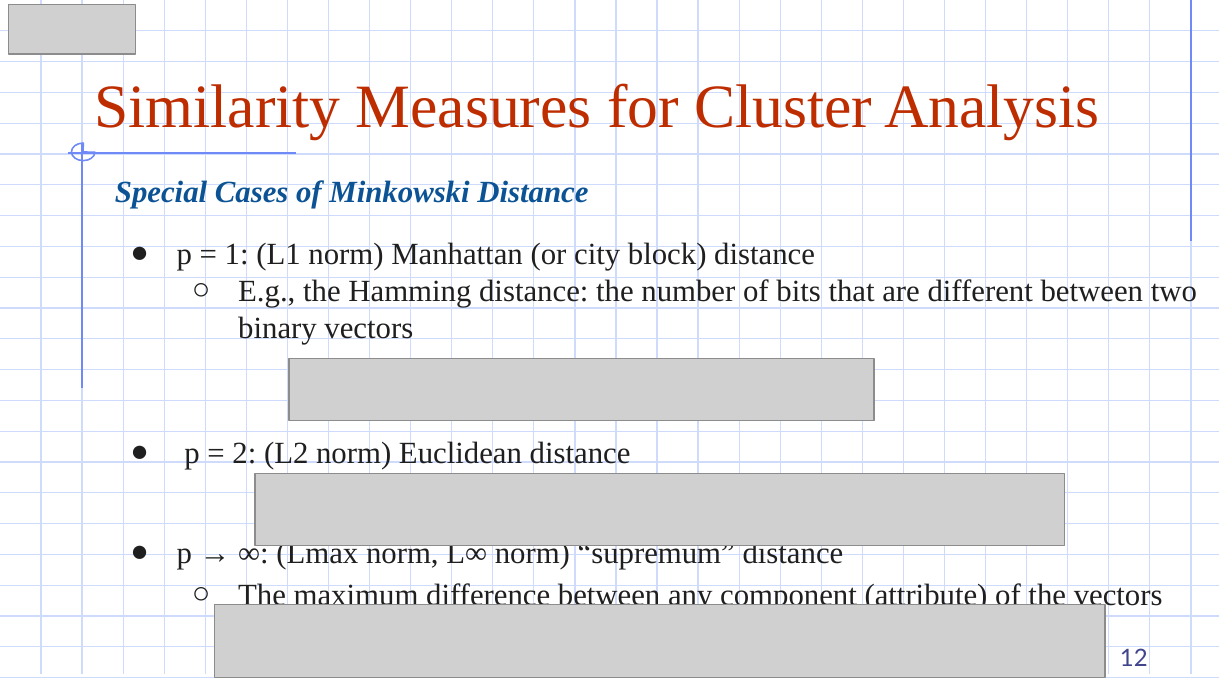
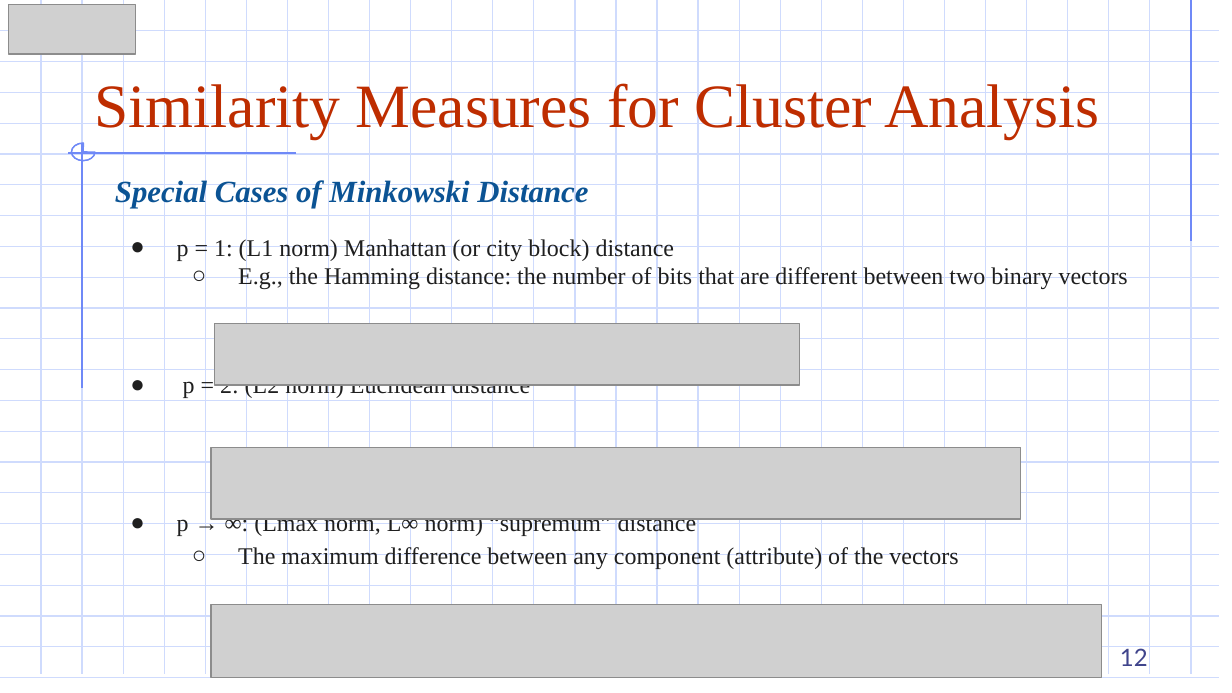
Before and after one commit to DazielNguyen/DBM302m, a slide deck: slide 12 of slides/Chapter 04/4.2 Similarity Measures for Cluster Analysis.pptx. Drawn at 1232x693 pixels with LibreOffice and Linux fonts; fonts in the diff are those of the drawing; grey boxes stand for pictures. Boxes give left, top, right and bottom in pixels: in the first picture for what was removed or moved away, otherwise in the second. Text is boxed around its words. In the diff, an @@ line names an element or a change of style, - is before the commit and + after.

```diff
--- a/slides/Chapter 04/4.2 Similarity Measures for Cluster Analysis.pptx
+++ b/slides/Chapter 04/4.2 Similarity Measures for Cluster Analysis.pptx
@@ text "p = 1: (L1 norm) ..." at (x1=177, y1=237, x2=1128, y2=570): size 18 to 14 pt @@
@@ picture moved from (x1=288, y1=359, x2=873, y2=420) to (x1=214, y1=324, x2=800, y2=386) @@
@@ picture moved from (x1=255, y1=473, x2=1064, y2=545) to (x1=211, y1=447, x2=1020, y2=519) @@
@@ picture moved from (x1=214, y1=605, x2=1105, y2=678) to (x1=211, y1=605, x2=1101, y2=678) @@
```
Also in this commit, not shown: 4 other slides changed, 2 other files.
